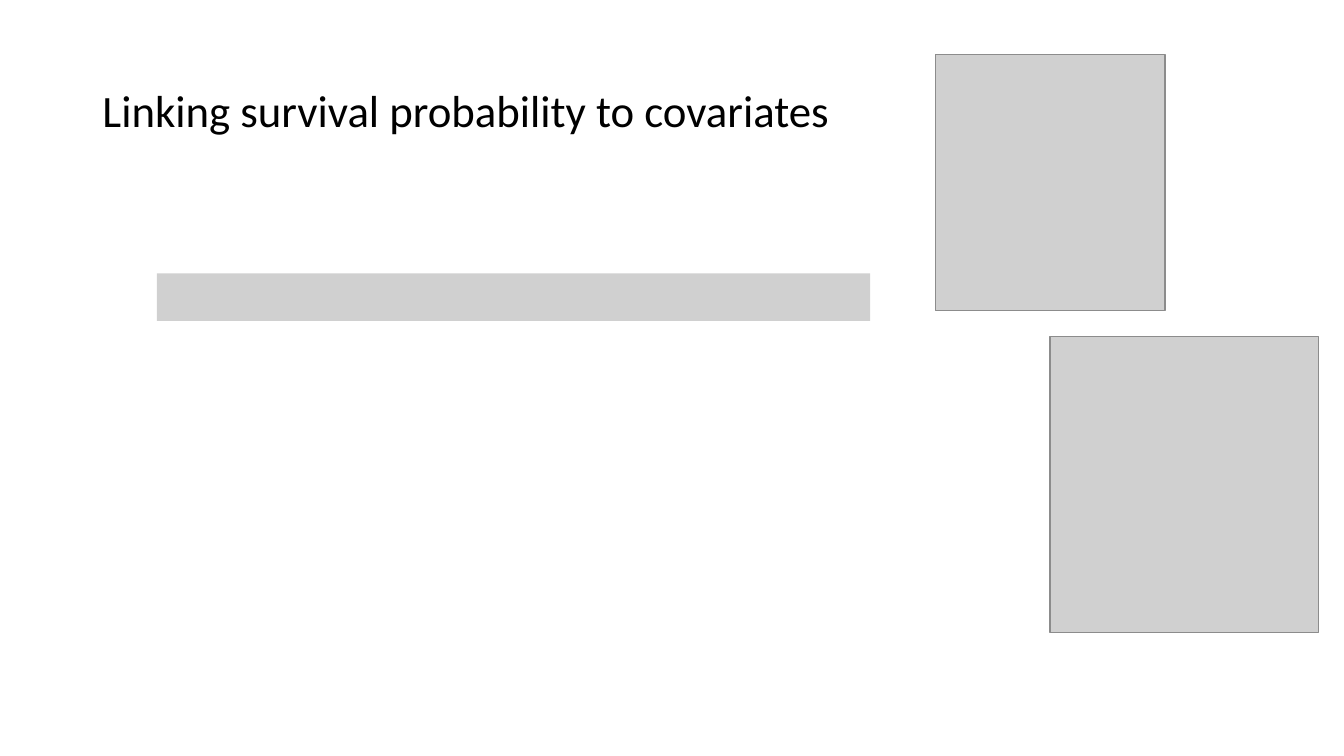
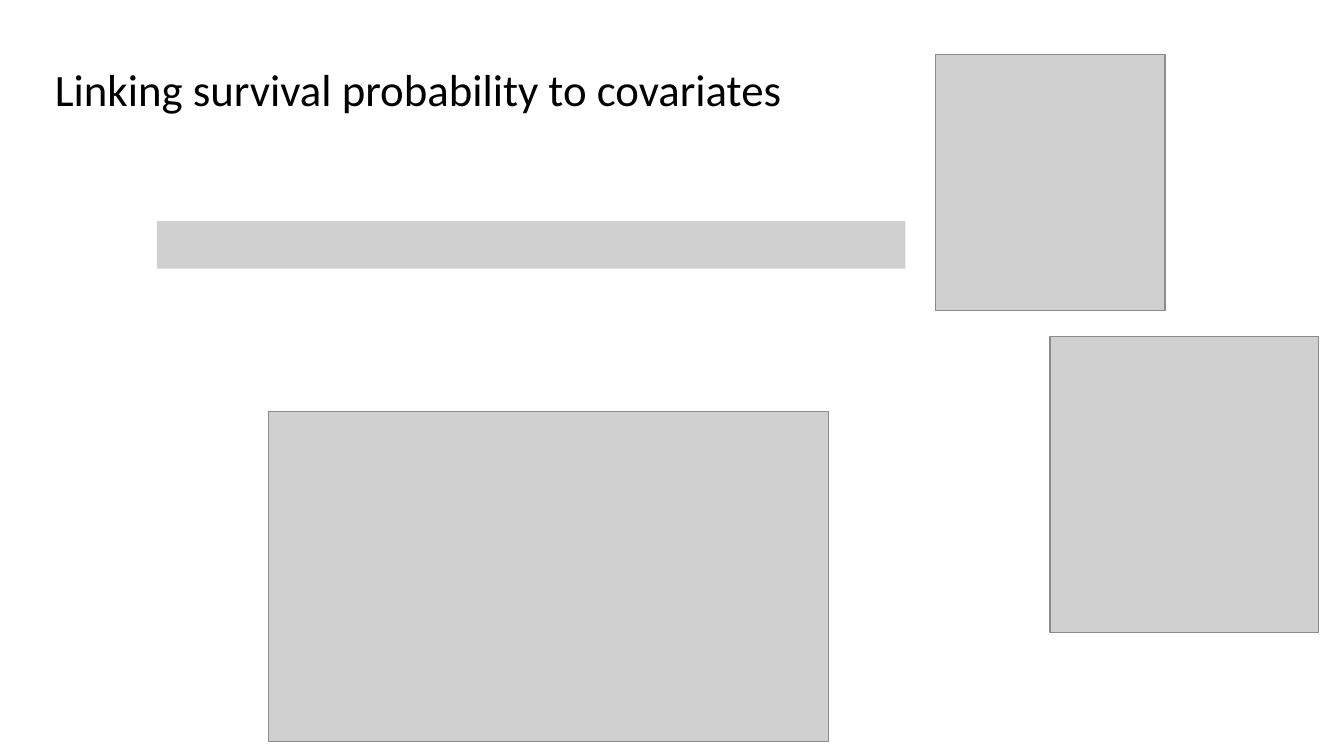
Before and after one commit to annamtucker/ssa-200, a slide deck: slide 8 of static/lectures/SSA_Lecture5_DemoData.pptx. Drawn at 1344x756 pixels with LibreOffice and Linux fonts; fonts in the diff are those of the drawing; grey boxes stand for pictures; background and template pictures are left out. Boxes give left, top, right and bottom in pixels: in the first picture for what was removed or moved away, otherwise in the second. Text is boxed around its words. In the diff, an @@ line names an element or a change of style, - is before the commit and + after.

Commit message:
revised lectures LA SAT

```diff
--- a/static/lectures/SSA_Lecture5_DemoData.pptx
+++ b/static/lectures/SSA_Lecture5_DemoData.pptx
@@ title "Linking survival probability to covariates": place and size @@
-title "Linking survival probability to covariates" at <box>102,96,828,135</box>
+title "Linking survival probability to covariates" at <box>55,75,781,114</box>
@@ picture added at <box>157,222,906,269</box> @@
@@ picture removed at <box>157,273,871,320</box> @@
@@ picture added at <box>269,411,828,741</box> @@
```
Also in this commit, not shown: 1 other slide changed, 15 other files.
